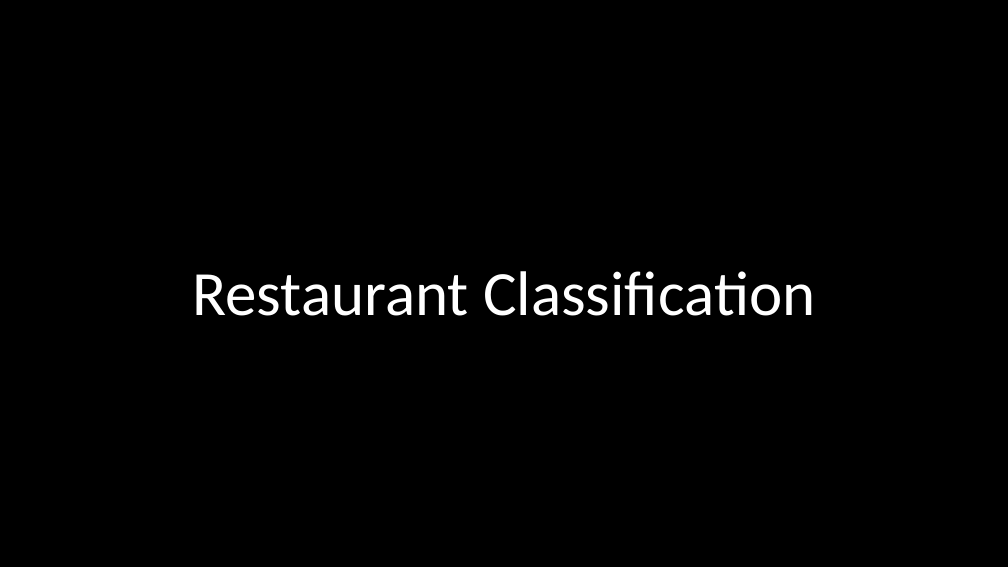
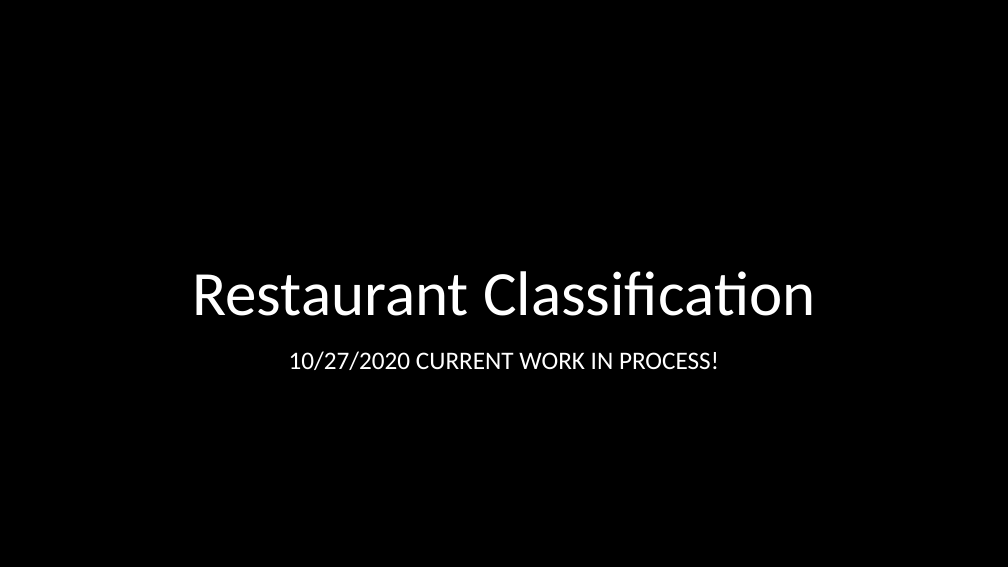
Before and after one commit to sstarkjr/NLP-food-safety-classification, a slide deck: slide 1 of Presentation.pptx. Drawn at 1008x567 pixels with LibreOffice and Linux fonts; fonts in the diff are those of the drawing; background and template pictures are left out. Boxes give left, top, right and bottom in pixels: in the first picture for what was removed or moved away, otherwise in the second. Text is boxed around its words. In the diff, an @@ line names an element or a change of style, - is before the commit and + after.

```diff
--- a/Presentation.pptx
+++ b/Presentation.pptx
@@ subtitle added at (289,351,719,370), 24 pt, text #FFFFFF @@
+10/27/2020 CURRENT WORK IN PROCESS!
```
Also in this commit, not shown: 3 other slides changed, 3 slides added, 2 slides removed, 1 other file.
